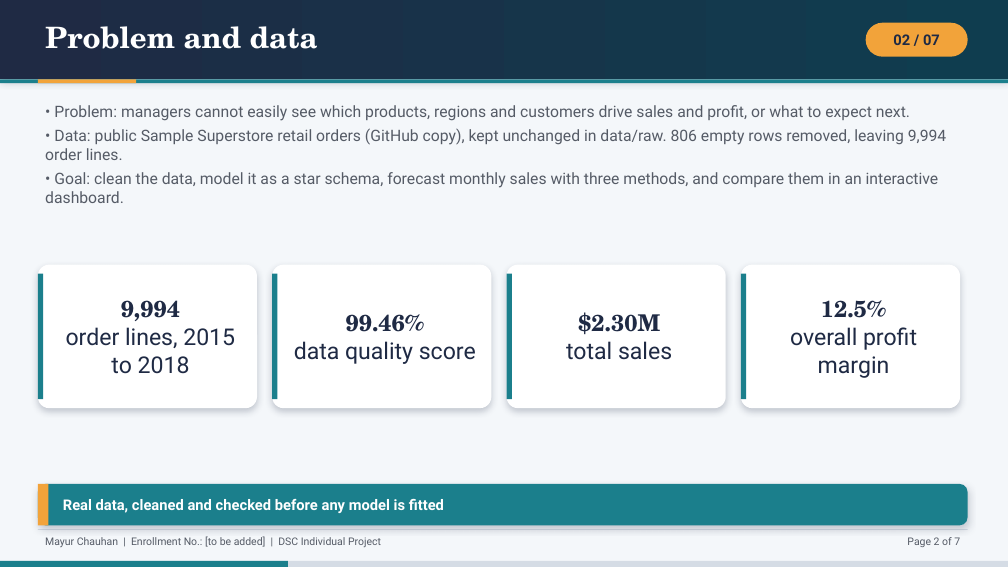
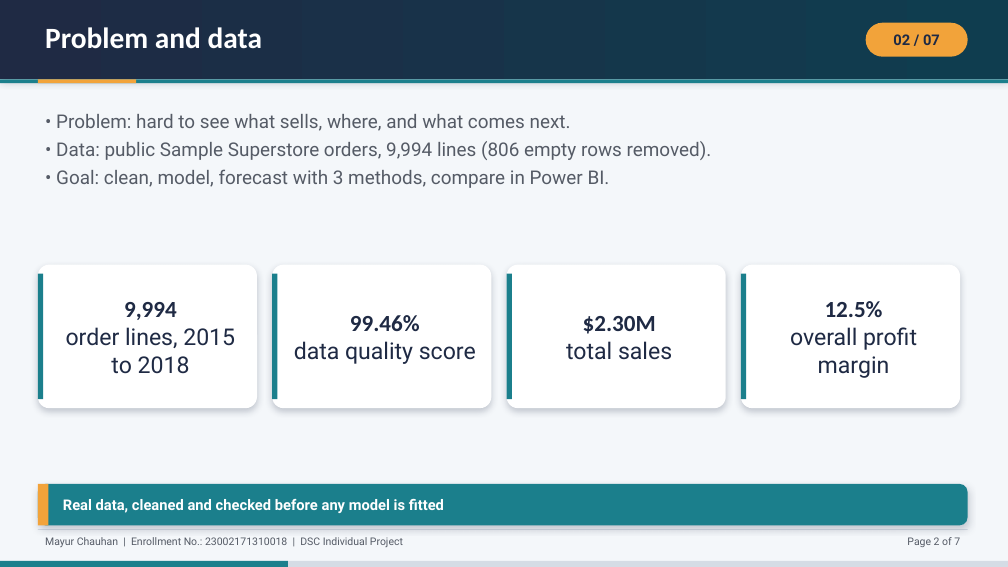
Before and after one commit to MayurChauhan-2950/Retail_Sales_Forecasting, a slide deck: slide 2 of presentation/Retail_Sales_Forecasting_Short.pptx. Drawn at 1008x567 pixels with LibreOffice and Linux fonts; fonts in the diff are those of the drawing. Boxes give left, top, right and bottom in pixels: in the first picture for what was removed or moved away, otherwise in the second. Text is boxed around its words. In the diff, an @@ line names an element or a change of style, - is before the commit and + after.

Commit message:
Update explainer (term glossary, viva checklist), deck design and details, README and Power BI status

```diff
--- a/presentation/Retail_Sales_Forecasting_Short.pptx
+++ b/presentation/Retail_Sales_Forecasting_Short.pptx
@@ text "Problem and data" at bbox=[45, 27, 262, 49]: font TeX Gyre Schola to Calibri @@
@@ text at bbox=[56, 114, 712, 188]: text changed; size 15 to 18 pt @@
-• Problem: managers cannot easily see which products, regions and customers drive sales and profit, or what to expect next.
-• Data: public Sample Superstore retail orders (GitHub copy), kept unchanged in data/raw. 806 empty rows removed, leaving 9,994 order lines.
-• Goal: clean the data, model it as a star schema, forecast monthly sales with three methods, and compare them in an interactive dashboard.
+• Problem: hard to see what sells, where, and what comes next.
+• Data: public Sample Superstore orders, 9,994 lines (806 empty rows removed).
+• Goal: clean, model, forecast with 3 methods, compare in Power BI.
@@ text in rounded rectangle at bbox=[124, 302, 177, 320]: font TeX Gyre Schola to Calibri in "9,994" @@
@@ text in rounded rectangle at bbox=[350, 315, 420, 331]: font TeX Gyre Schola to Calibri in "99.46%" @@
@@ text in rounded rectangle at bbox=[583, 316, 656, 334]: font TeX Gyre Schola to Calibri in "$2.30M" @@
@@ text in rounded rectangle at bbox=[825, 301, 883, 317]: font TeX Gyre Schola to Calibri in "12.5%" @@
@@ text at bbox=[45, 537, 403, 547]: text changed @@
-Mayur Chauhan | Enrollment No.: [to be added] | DSC Individual Project
+Mayur Chauhan | Enrollment No.: 23002171310018 | DSC Individual Project
```
Also in this commit, not shown: 6 other slides changed, 8 other files.
